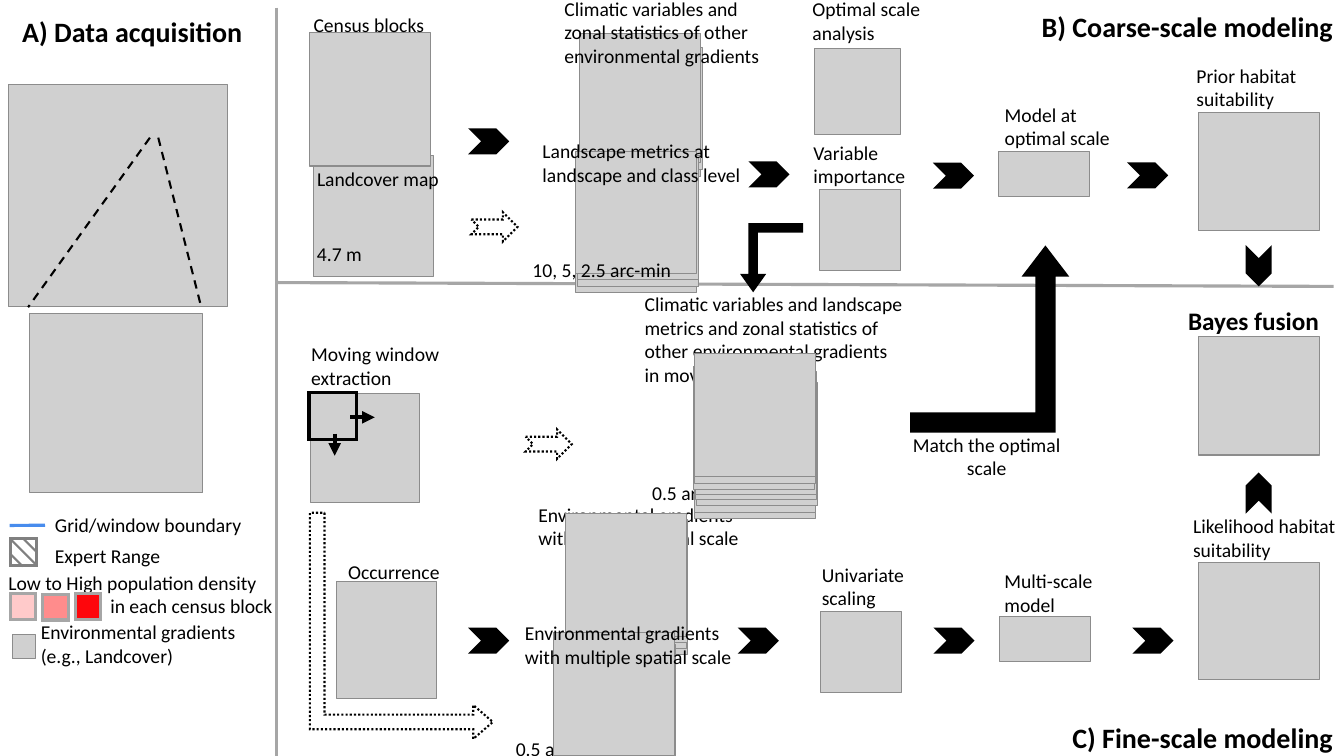
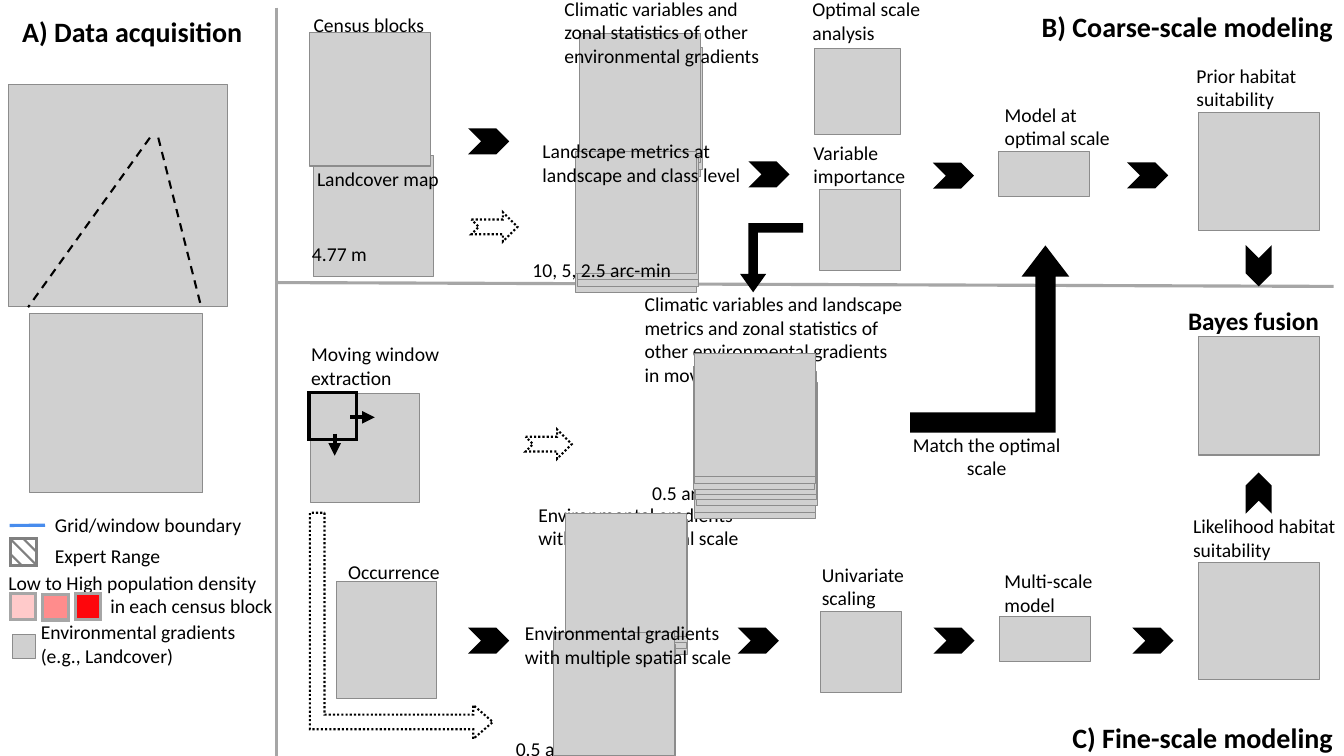
Before and after one commit to LLeiSong/eleDistribution, a slide deck: slide 1 of docs/workflow.pptx. Drawn at 1344x756 pixels with LibreOffice and Linux fonts; fonts in the diff are those of the drawing; grey boxes stand for pictures. Boxes give left, top, right and bottom in pixels: in the first picture for what was removed or moved away, otherwise in the second. Text is boxed around its words. In the diff, an @@ line names an element or a change of style, - is before the commit and + after.

```diff
--- a/docs/workflow.pptx
+++ b/docs/workflow.pptx
@@ text at <box>312,244,367,266</box>: text changed @@
-4.7 m
+4.77 m
```
Also in this commit, not shown: 3 other files.
